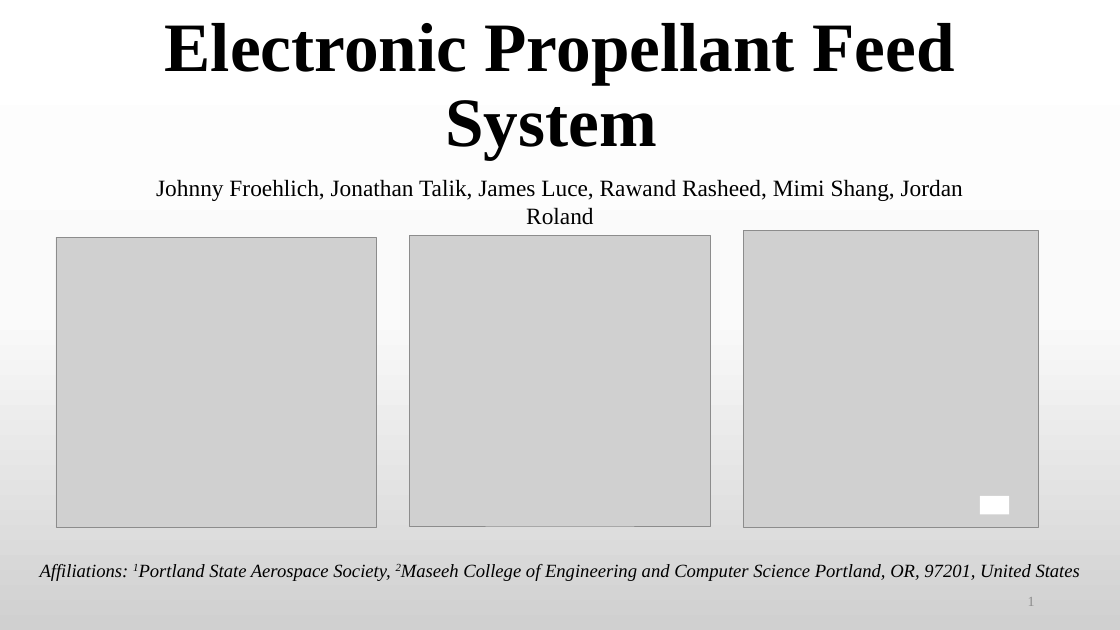
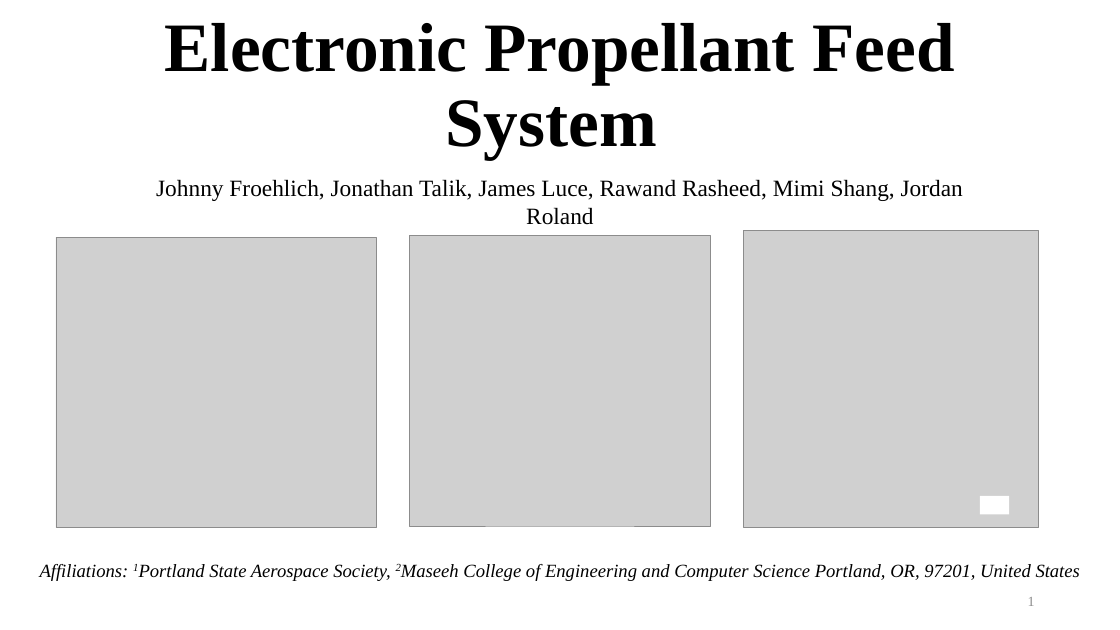
Before and after one commit to psas/electric-feed-system-prototype, a slide deck: slide 1 of Docs/Presentations/Slides/Capstone Showcase Active.pptx. Drawn at 1120x630 pixels with LibreOffice and Linux fonts; fonts in the diff are those of the drawing; grey boxes stand for pictures. Boxes give left, top, right and bottom in pixels: in the first picture for what was removed or moved away, otherwise in the second. Text is boxed around its words. In the diff, an @@ line names an element or a change of style, - is before the commit and + after.

```diff
--- a/Docs/Presentations/Slides/Capstone Showcase Active.pptx
+++ b/Docs/Presentations/Slides/Capstone Showcase Active.pptx
@@ background gradient #FFFFFF to #FBFBFB to #D1D1D1 to #FFFFFF @@
```
Also in this commit, not shown: 1 other slide changed, 4 slides removed, 1 other file.
